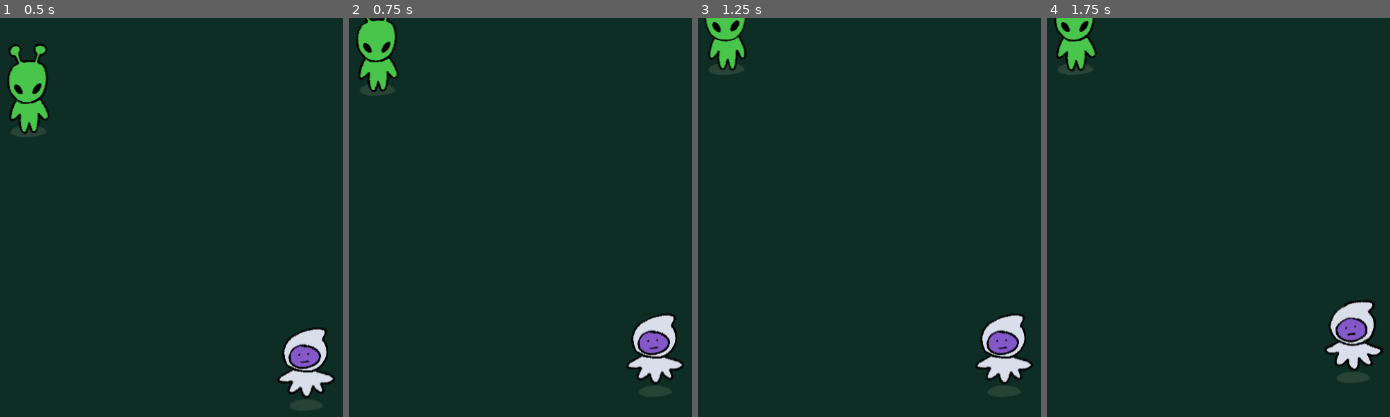
Above: before the commit, frames 1-4 (left to right).
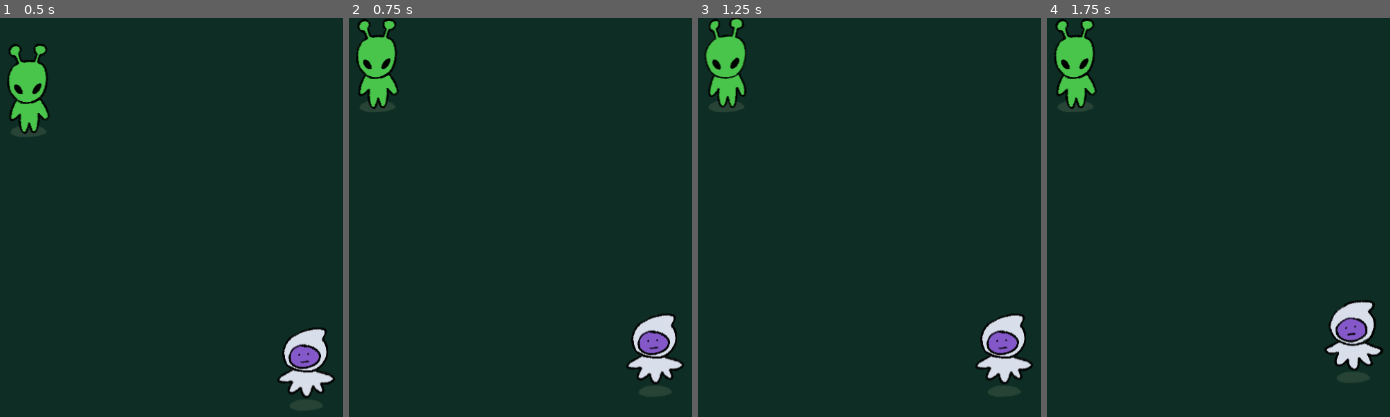
Above: after the commit, the same moments.

Repository: liannie3/wwhataburger
Game: Godot game, scene res://main_game/MainGame.tscn
Same seed, same stepped clock (60 frames per second), same inputs: the game is played once before the commit and once after it. This scene is started directly instead of the project's main scene.
Inputs:
- Up to frame 1 (0.5 s): no input
- Up to frame 2 (0.75 s): hold W (p1_up) from 0.53 s (still down); tap I (p2_up) at 0.6 s
- Up to frame 3 (1.25 s): keep holding W (p1_up)
- Up to frame 4 (1.75 s): release W (p1_up) at 1.28 s; tap I (p2_up) at 1.35 s

Frame 1 is identical in both runs. In frame 2, 1.7% of the frame differs, in the area x 2-15%, y 0-24%; in frame 3, 1.7%; in frame 4, 1.7%.

Commit message:
Fix collision box for sprites

Diff:
--- a/main_game/Player.tscn
+++ b/main_game/Player.tscn
@@ -54,13 +54,15 @@
 }]
 
 [sub_resource type="RectangleShape2D" id="RectangleShape2D_8hmdd"]
+size = Vector2(85, 137)
 
 [node name="Player" type="CharacterBody2D" unique_id=520688584]
 script = ExtResource("1_hqf23")
 
 [node name="AnimatedSprite2D" type="AnimatedSprite2D" parent="." unique_id=1565191249]
 sprite_frames = SubResource("SpriteFrames_ng460")
-animation = &"p2_move"
+animation = &"p1_move"
 
 [node name="CollisionShape2D" type="CollisionShape2D" parent="." unique_id=291617828]
+position = Vector2(0.5, 4.5)
 shape = SubResource("RectangleShape2D_8hmdd")
